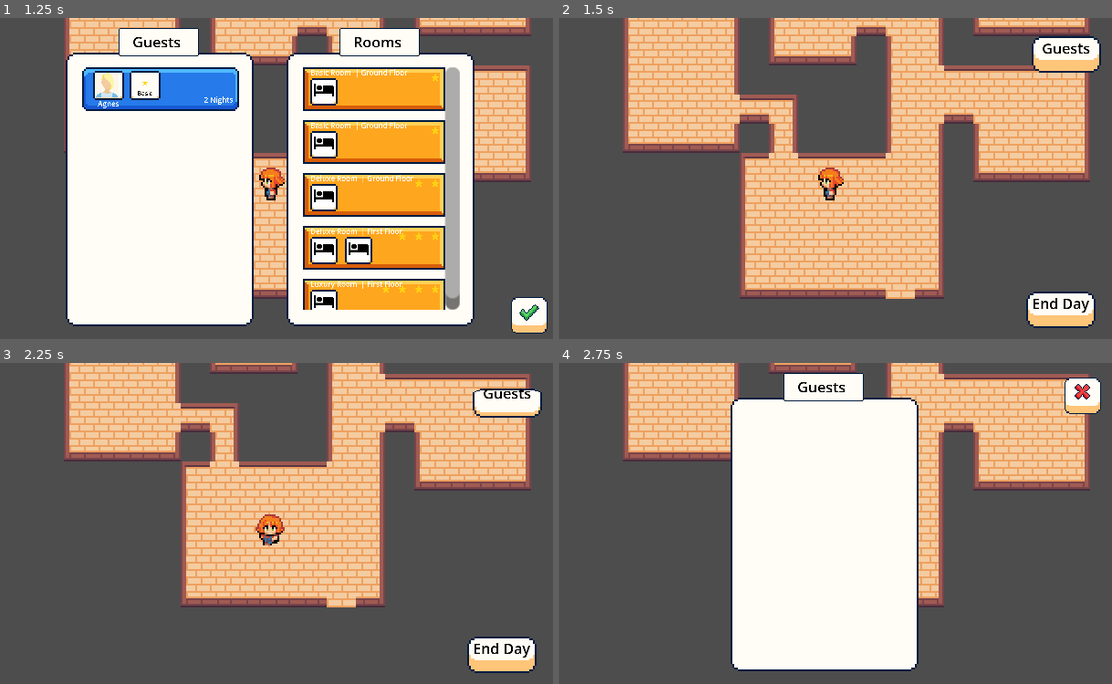
Above: before the commit, frames 1-4 (two rows, left to right).
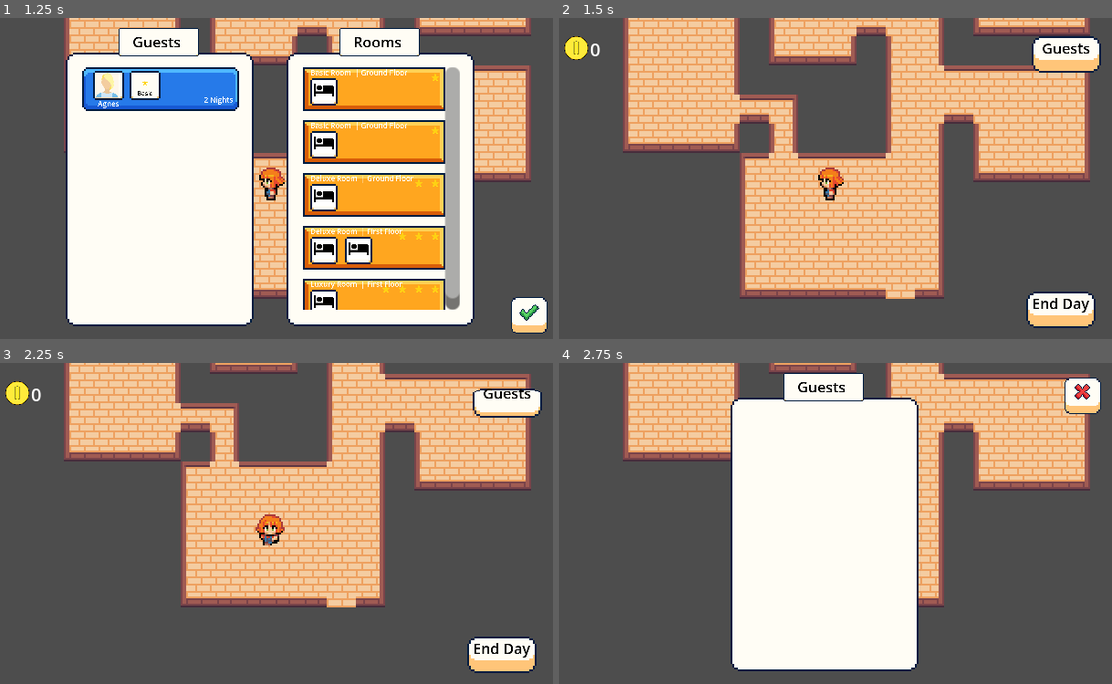
Above: after the commit, the same moments.

Repository: cmclaudet/Hot-Spring-Game
Game: Godot game, scene res://Scenes/main.tscn
Two runs of this game, one before a commit and one after it. Both use one fixed random seed, a clock stepped at 60 frames per second and the inputs below.
Inputs (mouse positions are in pixels of both pictures, inside the frame that each line leads up to):
- Up to frame 1 (1.25 s): tap Enter at 0.5 s; move the mouse to (508, 310) at 0.52 s; hold Right (right) from 0.53 s (still down); click (508, 310) at 0.67 s
- Up to frame 2 (1.5 s): release Right (right) at 1.25 s; click (1089, 316) at 1.25 s
- Up to frame 3 (2.25 s): tap Space at 2 s; move the mouse to (508, 398) at 2.02 s; hold S (down) from 2.03 s (still down); click (508, 398) at 2.17 s
- Up to frame 4 (2.75 s): keep holding S (down)

Frame 1 is identical in both runs. In frame 2, 0.3% of the frame differs, in the area x 0-8%, y 5-14%; in frame 3, 0.3%; in frame 4, nothing differs.

Commit message:
Guests pay money to player based on star rating; add end game screen

Diff:
--- a/Resources/Guests/guest_agnes.tres
+++ b/Resources/Guests/guest_agnes.tres
@@ -10,3 +10,4 @@
 profile_pic = ExtResource("1_icv08")
 stay_duration = 2
 desired_room = ExtResource("1_ljfww")
+base_nightly_pay = 5000
--- a/Resources/Guests/guest_dani.tres
+++ b/Resources/Guests/guest_dani.tres
@@ -10,3 +10,4 @@
 profile_pic = ExtResource("1_xo852")
 stay_duration = 5
 desired_room = ExtResource("1_qk4f4")
+base_nightly_pay = 8000
--- a/Resources/Guests/guest_saori.tres
+++ b/Resources/Guests/guest_saori.tres
@@ -10,3 +10,4 @@
 profile_pic = ExtResource("1_clofk")
 stay_duration = 2
 desired_room = ExtResource("1_q80u6")
+base_nightly_pay = 4500
--- a/Resources/Guests/guest_yukiko.tres
+++ b/Resources/Guests/guest_yukiko.tres
@@ -10,3 +10,4 @@
 profile_pic = ExtResource("1_v2r56")
 stay_duration = 2
 desired_room = ExtResource("1_motu1")
+base_nightly_pay = 12000
--- a/Scenes/Matching/matching.tscn
+++ b/Scenes/Matching/matching.tscn
@@ -10,6 +10,7 @@
 
 [node name="Matching" type="Control" node_paths=PackedStringArray("guest_container", "room_container", "matching_container")]
 layout_mode = 3
+anchors_preset = 8
 anchor_left = 0.5
 anchor_top = 0.5
 anchor_right = 0.5
--- a/Scenes/day_end_results.tscn
+++ b/Scenes/day_end_results.tscn
@@ -1,16 +1,17 @@
-[gd_scene load_steps=6 format=3 uid="uid://dxdhnb8ivj8bs"]
+[gd_scene load_steps=7 format=3 uid="uid://dxdhnb8ivj8bs"]
 
 [ext_resource type="Script" path="res://Scripts/day_end_results.gd" id="1_n1sqh"]
 [ext_resource type="Resource" uid="uid://cd8744uiqqrf7" path="res://Resources/generic_rating_guests.tres" id="2_sw7vf"]
 [ext_resource type="PackedScene" uid="uid://dh1c6bd54stoo" path="res://Scenes/Matching/book_page.tscn" id="2_vhnb1"]
 [ext_resource type="PackedScene" uid="uid://clottyp36sw47" path="res://Scenes/Shared/ui_button_text.tscn" id="3_bcq51"]
+[ext_resource type="LabelSettings" uid="uid://b8lwto5lam1mq" path="res://Themes/ui_label_settings_day_end_results.tres" id="4_beei8"]
 
-[sub_resource type="LabelSettings" id="LabelSettings_i7n5d"]
-font_size = 10
-font_color = Color(0, 0, 0, 1)
+[sub_resource type="Theme" id="Theme_raq5l"]
+default_font_size = 10
 
-[node name="DayEndResults" type="Control" node_paths=PackedStringArray("guests_leaving_text", "ratings_container")]
+[node name="DayEndResults" type="Control" node_paths=PackedStringArray("header", "guests_leaving_text", "ratings_container", "total_money_earned_label")]
 layout_mode = 3
+anchors_preset = 8
 anchor_left = 0.5
 anchor_top = 0.5
 anchor_right = 0.5
@@ -22,9 +23,11 @@
 grow_horizontal = 2
 grow_vertical = 2
 script = ExtResource("1_n1sqh")
+header = NodePath("BookPage/TextureRect/TextureRect/Label")
 guests_leaving_text = NodePath("BookPage/TextureRect/Label")
 ratings_container = NodePath("BookPage/TextureRect/ScrollContainer/VBoxContainer")
 generic_rating_texts = ExtResource("2_sw7vf")
+total_money_earned_label = NodePath("BookPage/TextureRect/TotalMoneyEarnedAmountLabel")
 
 [node name="BookPage" parent="." instance=ExtResource("2_vhnb1")]
 layout_mode = 1
@@ -48,7 +51,7 @@
 offset_bottom = 15.55
 scale = Vector2(0.5, 0.5)
 text = "No check outs today. You had a calm, peaceful day."
-label_settings = SubResource("LabelSettings_i7n5d")
+label_settings = ExtResource("4_beei8")
 vertical_alignment = 2
 autowrap_mode = 2
 
@@ -57,10 +60,11 @@
 anchors_preset = -1
 anchor_left = 0.505
 anchor_right = 0.505
-anchor_bottom = 0.94
+anchor_bottom = 0.833
 offset_left = -43.015
 offset_top = 25.0
 offset_right = 42.985
+offset_bottom = 0.0499904
 
 [node name="VBoxContainer" type="VBoxContainer" parent="BookPage/TextureRect/ScrollContainer"]
 layout_mode = 2
@@ -71,6 +75,44 @@
 offset_left = -21.0
 offset_right = 63.0
 text = "Day 1 End"
+
+[node name="TotalMoneyEarnedAmountLabel" type="RichTextLabel" parent="BookPage/TextureRect" index="3"]
+layout_mode = 1
+anchors_preset = -1
+anchor_left = 1.0
+anchor_top = 0.893
+anchor_right = 1.0
+anchor_bottom = 1.0
+offset_left = -64.0
+offset_top = 0.0499901
+offset_right = 48.0
+offset_bottom = 3.0
+grow_horizontal = 0
+grow_vertical = 0
+scale = Vector2(0.5, 0.5)
+theme = SubResource("Theme_raq5l")
+theme_override_colors/default_color = Color(0, 0, 0, 1)
+bbcode_enabled = true
+text = "[right][img=15x15]res://Art/Ui/Coin.png[/img]+23000"
+
+[node name="TotalMoneyEarnedLabel" type="Label" parent="BookPage/TextureRect" index="4"]
+layout_mode = 1
+anchors_preset = -1
+anchor_left = 1.0
+anchor_top = 0.833
+anchor_right = 1.0
+anchor_bottom = 1.007
+offset_left = -53.0
+offset_top = 0.0499904
+offset_right = 59.0
+offset_bottom = -6.05001
+grow_horizontal = 0
+grow_vertical = 0
+scale = Vector2(0.4, 0.4)
+text = "Total Earnings:"
+label_settings = ExtResource("4_beei8")
+horizontal_alignment = 2
+vertical_alignment = 1
 
 [node name="ContinueButton" parent="." instance=ExtResource("3_bcq51")]
 layout_mode = 1
--- a/Scenes/day_intro.tscn
+++ b/Scenes/day_intro.tscn
@@ -10,6 +10,7 @@
 
 [node name="DayIntro" type="Control" node_paths=PackedStringArray("day_text")]
 layout_mode = 3
+anchors_preset = 8
 anchor_left = 0.5
 anchor_top = 0.5
 anchor_right = 0.5
--- /dev/null
+++ b/Scenes/end_game.tscn
@@ -0,0 +1,46 @@
+[gd_scene load_steps=3 format=3 uid="uid://dls0wm4ttrrf"]
+
+[ext_resource type="Texture2D" uid="uid://c0xxnbxl8lnkn" path="res://Art/Complete_GUI_Essential_Pack_Free_Version/01_Basic_Collection/01_Flat_Theme/Sprites/UI_Flat_Button_Medium_Lock_02a3.png" id="1_hokk2"]
+
+[sub_resource type="LabelSettings" id="LabelSettings_an31n"]
+font_size = 24
+font_color = Color(0, 0, 0, 1)
+
+[node name="EndGame" type="CanvasLayer"]
+
+[node name="NinePatchRect" type="NinePatchRect" parent="."]
+anchors_preset = 8
+anchor_left = 0.5
+anchor_top = 0.5
+anchor_right = 0.5
+anchor_bottom = 0.5
+offset_left = -54.0
+offset_top = -22.0
+offset_right = 50.0
+offset_bottom = 18.0
+grow_horizontal = 2
+grow_vertical = 2
+texture = ExtResource("1_hokk2")
+region_rect = Rect2(0, 6, 64, 26)
+patch_margin_left = 5
+patch_margin_top = 5
+patch_margin_right = 5
+patch_margin_bottom = 5
+
+[node name="Label" type="Label" parent="NinePatchRect"]
+layout_mode = 1
+anchors_preset = 8
+anchor_left = 0.5
+anchor_top = 0.5
+anchor_right = 0.5
+anchor_bottom = 0.5
+offset_left = -35.0
+offset_top = -18.0
+offset_right = 38.0
+offset_bottom = 17.0
+grow_horizontal = 2
+grow_vertical = 2
+text = "End "
+label_settings = SubResource("LabelSettings_an31n")
+horizontal_alignment = 1
+vertical_alignment = 1
--- a/Scenes/guest_rating_panel.tscn
+++ b/Scenes/guest_rating_panel.tscn
@@ -8,9 +8,12 @@
 [ext_resource type="Script" path="res://Scripts/Matching/ui_stars.gd" id="4_d8dmu"]
 
 [sub_resource type="LabelSettings" id="LabelSettings_yx6rt"]
-font_size = 14
+font_size = 12
 
-[node name="GuestRatingPanel" type="VBoxContainer" node_paths=PackedStringArray("guest_name", "guest_pic", "guest_rating_text", "guest_rating_stars")]
+[sub_resource type="Theme" id="Theme_cdfvb"]
+default_font_size = 11
+
+[node name="GuestRatingPanel" type="VBoxContainer" node_paths=PackedStringArray("guest_name", "guest_pic", "guest_rating_text", "guest_rating_stars", "money_earned_label")]
 custom_minimum_size = Vector2(2.08165e-12, 24)
 offset_right = 86.0
 offset_bottom = 24.0
@@ -21,6 +24,7 @@
 guest_pic = NodePath("NinePatchRectToggle/ProfilePic/Pic")
 guest_rating_text = NodePath("NinePatchRectToggle/RatingLabel")
 guest_rating_stars = NodePath("NinePatchRectToggle/RatingLabel/StarContainer")
+money_earned_label = NodePath("NinePatchRectToggle/MoneyEarned")
 
 [node name="NinePatchRectToggle" type="NinePatchRect" parent="."]
 custom_minimum_size = Vector2(2.08165e-12, 23)
@@ -130,7 +134,7 @@
 offset_left = 21.0
 offset_top = 5.0
 offset_right = 273.0
-offset_bottom = 65.0
+offset_bottom = 57.0
 scale = Vector2(0.25, 0.25)
 text = "Amazing stay!"
 label_settings = SubResource("LabelSettings_yx6rt")
@@ -157,6 +161,22 @@
 expand_mode = 2
 stretch_mode = 4
 
+[node name="MoneyEarned" type="RichTextLabel" parent="NinePatchRectToggle"]
+layout_mode = 1
+anchors_preset = -1
+anchor_left = 0.988
+anchor_top = 0.957
+anchor_right = 0.988
+anchor_bottom = 0.957
+offset_left = -39.968
+offset_top = -5.011
+offset_right = 87.032
+offset_bottom = 11.989
+scale = Vector2(0.3, 0.3)
+theme = SubResource("Theme_cdfvb")
+bbcode_enabled = true
+text = "[right][img=15x15]res://Art/Ui/Coin.png[/img]+10000"
+
 [connection signal="gui_input" from="NinePatchRectToggle" to="NinePatchRectToggle" method="_on_gui_input"]
 [connection signal="mouse_entered" from="NinePatchRectToggle" to="NinePatchRectToggle" method="_on_mouse_entered"]
 [connection signal="mouse_exited" from="NinePatchRectToggle" to="NinePatchRectToggle" method="_on_mouse_exited"]
--- a/Scenes/main.tscn
+++ b/Scenes/main.tscn
@@ -11,6 +11,8 @@
 [ext_resource type="Texture2D" uid="uid://dsjvbh8ncp8fo" path="res://Art/Gif/ground_autotile_full_9.png" id="9_s82tj"]
 [ext_resource type="Texture2D" uid="uid://dhq2griuj7fp4" path="res://Art/Gif/floor_autotile_75.png" id="10_rnyxp"]
 [ext_resource type="PackedScene" uid="uid://b202at0ndva2m" path="res://Scenes/player.tscn" id="11_5japa"]
+[ext_resource type="Texture2D" uid="uid://ci6qlatweylet" path="res://Art/Ui/Coin.png" id="12_dht5g"]
+[ext_resource type="Script" path="res://Scripts/Ui/coin_ui.gd" id="12_h3fv2"]
 
 [sub_resource type="PhysicsMaterial" id="PhysicsMaterial_6gniy"]
 
@@ -696,9 +698,13 @@
 sources/0 = SubResource("TileSetAtlasSource_ahvii")
 sources/1 = SubResource("TileSetAtlasSource_banms")
 
-[node name="Main" type="Node2D" node_paths=PackedStringArray("ui_container", "canvas_layer", "player")]
+[sub_resource type="LabelSettings" id="LabelSettings_c0uy7"]
+font_size = 10
+
+[node name="Main" type="Node2D" node_paths=PackedStringArray("ui_container", "coin_ui", "canvas_layer", "player")]
 script = ExtResource("1_db02v")
 ui_container = NodePath("CanvasLayer/Control")
+coin_ui = NodePath("CanvasLayer/Control/CoinUi")
 starting_rooms = Array[Resource("res://Scripts/Resources/room.gd")]([ExtResource("2_sapie"), ExtResource("2_sapie"), ExtResource("3_aoxhj"), ExtResource("4_yjq01"), ExtResource("5_5178j")])
 canvas_layer = NodePath("CanvasLayer")
 player = NodePath("CharacterBody2D")
@@ -765,6 +771,35 @@
 [node name="Label" parent="CanvasLayer/Control/EndDayUiButton/Button" index="0"]
 text = "End Day"
 
+[node name="CoinUi" type="Control" parent="CanvasLayer/Control" node_paths=PackedStringArray("amount_label")]
+anchors_preset = 0
+offset_left = 15.0
+offset_top = 10.0
+offset_right = 55.0
+offset_bottom = 50.0
+script = ExtResource("12_h3fv2")
+amount_label = NodePath("Label")
+
+[node name="TextureRect" type="TextureRect" parent="CanvasLayer/Control/CoinUi"]
+layout_mode = 1
+anchors_preset = -1
+anchor_right = 0.325
+offset_bottom = 13.0
+texture = ExtResource("12_dht5g")
+expand_mode = 2
+stretch_mode = 4
+
+[node name="Label" type="Label" parent="CanvasLayer/Control/CoinUi"]
+layout_mode = 1
+anchors_preset = -1
+anchor_left = 0.325
+anchor_right = 0.325
+offset_left = 0.999999
+offset_right = 36.0
+offset_bottom = 14.0
+text = "99"
+label_settings = SubResource("LabelSettings_c0uy7")
+
 [connection signal="signal_end_day" from="CanvasLayer/Control/EndDayUiButton" to="." method="_on_end_day_ui_button_signal_end_day"]
 
 [editable path="CanvasLayer/Control/GuestOpenUiButton"]
--- a/Scripts/Resources/guest.gd
+++ b/Scripts/Resources/guest.gd
@@ -4,3 +4,4 @@
 @export var profile_pic : Texture2D
 @export var stay_duration : int
 @export var desired_room : Room
+@export var base_nightly_pay : int
--- /dev/null
+++ b/Scripts/Ui/coin_ui.gd
@@ -0,0 +1,9 @@
+extends Control
+
+@export var amount_label : Label
+
+func _ready():
+	update_coin_amount()
+
+func update_coin_amount():
+	amount_label.text = str(StateService.state.money)
--- /dev/null
+++ b/Scripts/Util/constants.gd
@@ -0,0 +1 @@
+const MONEY_ICON_PATH : String = "res://Art/Ui/Coin.png"
--- /dev/null
+++ b/Scripts/Util/text_util.gd
@@ -0,0 +1,4 @@
+class_name TextUtil
+
+static func get_img_txt(path : String, width : int, height : int) -> String:
+	return "[img=%dx%d]%s[/img]" % [width, height, path]
--- a/Scripts/day_end_results.gd
+++ b/Scripts/day_end_results.gd
@@ -2,21 +2,31 @@
 
 signal signal_end_day
 
+@export var header : Label
 @export var guests_leaving_text : Label
 @export var ratings_container : BoxContainer
 @export var generic_rating_texts : Resource
+@export var total_money_earned_label : RichTextLabel
 
 var guest_rating_panel_scene = preload("res://Scenes/guest_rating_panel.tscn")
+var max_star_count : int = 5
+var base_star_count : int = 3
 
 func init(guests : Array[GuestState]):
+	header.text = "Day %d End" % (StateService.state.day - 1)
 	SignalUtil.disconnect_all_signals(self, signal_end_day)
 	init_guests_leaving_text(guests)
 	for child in ratings_container.get_children():
 		child.queue_free()
+	var total_money_earned = 0
 	for guest in guests:
+		var star_rating = get_star_rating(guest)
+		var money = give_money(guest, star_rating)
 		var guest_rating_panel = guest_rating_panel_scene.instantiate()
-		guest_rating_panel.init(guest, generic_rating_texts.texts_by_star)
+		guest_rating_panel.init(guest, star_rating, generic_rating_texts.texts_by_star, money)
 		ratings_container.add_child(guest_rating_panel)
+		total_money_earned += money
+	init_total_money_earned(total_money_earned)
 
 func init_guests_leaving_text(guests : Array[GuestState]):
 	if guests.size() == 0:
@@ -27,3 +37,22 @@
 func _on_button_button_selected():
 	emit_signal("signal_end_day")
 	hide()
+
+func give_money(guest : GuestState, star_rating : int):
+	var extra_stars = max(0, star_rating - base_star_count)
+	var extra_money : int = round(extra_stars * guest.guest.base_nightly_pay * 0.05)
+	var total_money : int = (guest.guest.base_nightly_pay + extra_money) * guest.days_stayed
+	StateService.state.money += total_money
+	return total_money
+
+func get_star_rating(guest : GuestState) -> int:
+	var desired_room = guest.guest.desired_room
+	var actual_room = guest.room
+	var room_star_difference = abs(desired_room.stars - actual_room.stars)
+	var room_type_difference = abs(desired_room.type - actual_room.type) * 1.5
+	var star_rating : int = round(max_star_count - (room_star_difference + room_type_difference) / 2.0)
+	return star_rating
+
+func init_total_money_earned(total_money_earned : int):
+	var img_text = TextUtil.get_img_txt(Constants.MONEY_ICON_PATH, 15, 15)
+	total_money_earned_label.text = "[right]%s+%d" % [img_text, total_money_earned]
--- a/Scripts/guest_rating_panel.gd
+++ b/Scripts/guest_rating_panel.gd
@@ -4,26 +4,23 @@
 @export var guest_pic : TextureRect
 @export var guest_rating_text : Label
 @export var guest_rating_stars : StarContainer
+@export var money_earned_label : RichTextLabel
 
-func init(guest : GuestState, texts_by_star : Dictionary):
+func init(guest : GuestState, star_rating : int, texts_by_star : Dictionary, money : int):
 	guest_name.text = guest.guest.name
 	guest_pic.texture = guest.guest.profile_pic
-	init_rating(guest, texts_by_star)
+	init_money_earned(money)
+	init_rating(star_rating, texts_by_star)
 
-func init_rating(guest : GuestState, texts_by_star : Dictionary):
-	var desired_room = guest.guest.desired_room
-	var actual_room = guest.room
-	var star_rating = get_star_rating(desired_room, actual_room)
+func init_rating(star_rating : int, texts_by_star : Dictionary):
 	guest_rating_text.text = get_rating_text(texts_by_star, star_rating)
 	guest_rating_stars.init(star_rating)
-
-func get_star_rating(desired_room : Room, actual_room : Room) -> int:
-	var room_star_difference = abs(desired_room.stars - actual_room.stars)
-	var room_type_difference = abs(desired_room.type - actual_room.type) * 1.5
-	var star_rating : int = round(5 - (room_star_difference + room_type_difference) / 2.0)
-	return star_rating
 
 func get_rating_text(texts_by_star : Dictionary, star_rating : int) -> String:
 	var rating_text_options : Array = texts_by_star[star_rating]
 	var random_option_index : int = randi() % rating_text_options.size()
 	return rating_text_options[random_option_index]
+
+func init_money_earned(money : int):
+	var img_text = TextUtil.get_img_txt(Constants.MONEY_ICON_PATH, 15, 15)
+	money_earned_label.text = "[right]%s+%d" % [img_text, money]
--- a/Scripts/main.gd
+++ b/Scripts/main.gd
@@ -1,9 +1,13 @@
 extends Node2D
 
 @export var ui_container : Control
+@export var coin_ui : Control
 @export var starting_rooms : Array[Room]
 @export var canvas_layer : CanvasLayer
 @export var player : Player
+
+var game_end_scene = preload("res://Scenes/end_game.tscn")
+var game_end_scene_instance
 
 func _ready():
 	ui_container.hide()
@@ -24,6 +28,7 @@
 	GameManager.end_day()
 
 func on_start_day():
+	coin_ui.update_coin_amount()
 	ui_container.hide()
 	player.can_move = false
 
@@ -37,3 +42,5 @@
 
 func on_end_game():
 	ui_container.hide()
+	game_end_scene_instance = game_end_scene.instantiate()
+	get_tree().get_root().add_child(game_end_scene_instance)
--- a/Scripts/state.gd
+++ b/Scripts/state.gd
@@ -5,3 +5,4 @@
 var day : int;
 var hour : int;
 var minute : int;
+var money : int;
--- /dev/null
+++ b/Themes/ui_label_settings_day_end_results.tres
@@ -0,0 +1,5 @@
+[gd_resource type="LabelSettings" format=3 uid="uid://b8lwto5lam1mq"]
+
+[resource]
+font_size = 10
+font_color = Color(0, 0, 0, 1)
--- a/project.godot
+++ b/project.godot
@@ -19,6 +19,7 @@
 
 StateService="*res://Scripts/state_service.gd"
 GameManager="*res://Scripts/game_manager.gd"
+Constants="*res://Scripts/Util/constants.gd"
 
 [display]
 
Binary file added: Art/Ui/Coin.png
Not shown, added: Art/Ui/Coin.png.import
Not shown: 1 places in Scenes/guest_rating_panel.tscn that only renumber resources
Not shown: 1 places in Scenes/main.tscn that only renumber resources
